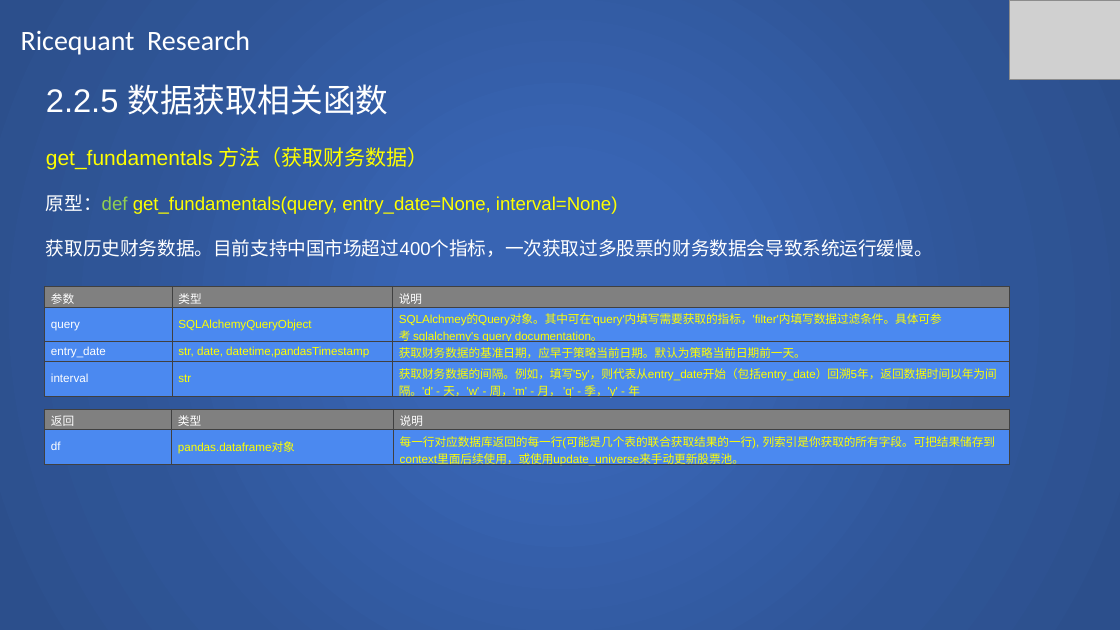
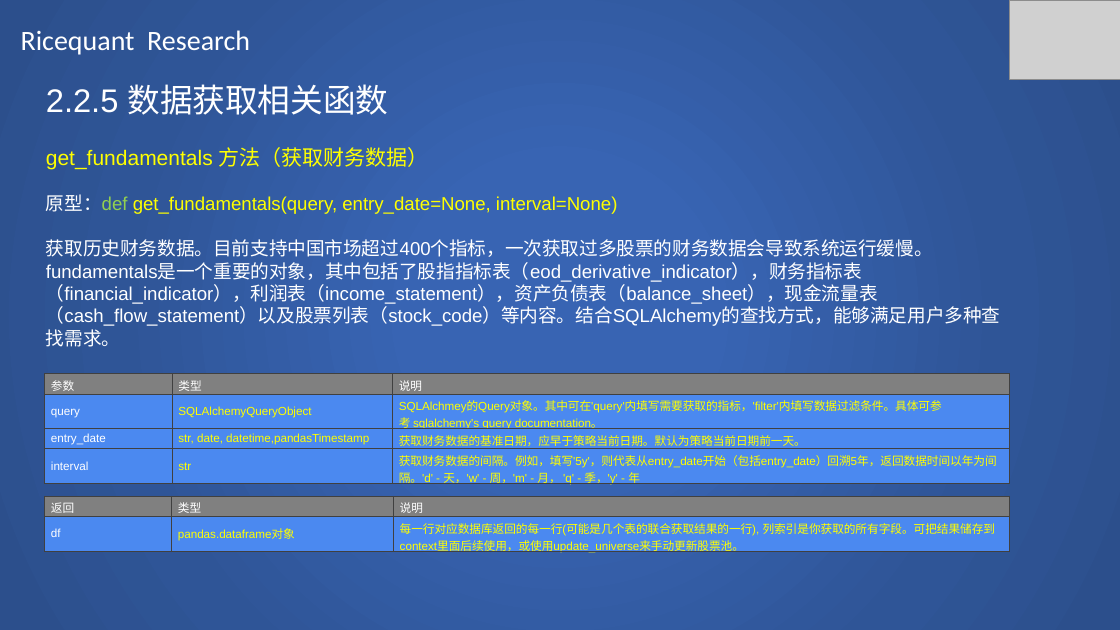
Before and after one commit to SCITLAS/Stellar, a slide deck: slide 33 of Stellar_0.1/documents/rice_quant_research.pptx. Drawn at 1120x630 pixels with LibreOffice and Linux fonts; fonts in the diff are those of the drawing; grey boxes stand for pictures. Boxes give left, top, right and bottom in pixels: in the first picture for what was removed or moved away, otherwise in the second. Text is boxed around its words. In the diff, an @@ line names an element or a change of style, - is before the commit and + after.

```diff
--- a/Stellar_0.1/documents/rice_quant_research.pptx
+++ b/Stellar_0.1/documents/rice_quant_research.pptx
@@ text at (x1=46, y1=239, x2=1001, y2=347): text changed @@
-获取历史财务数据。目前支持中国市场超过400个指标，一次获取过多股票的财务数据会导致系统运行缓慢。
+获取历史财务数据。目前支持中国市场超过400个指标，一次获取过多股票的财务数据会导致系统运行缓慢。fundamentals是一个重要的对象，其中包括了股指指标表（eod_derivative_indicator），财务指标表（financial_indicator），利润表（income_statement），资产负债表（balance_sheet），现金流量表（cash_flow_statement）以及股票列表（stock_code）等内容。结合SQLAlchemy的查找方式，能够满足用户多种查找需求。
@@ table moved from (x1=45, y1=287, x2=1009, y2=403) to (x1=45, y1=374, x2=1009, y2=490) @@
@@ table moved from (x1=45, y1=409, x2=1009, y2=469) to (x1=45, y1=497, x2=1009, y2=557) @@
```
Also in this commit, not shown: 2 other slides changed, 4 slides added, 24 slides removed.
